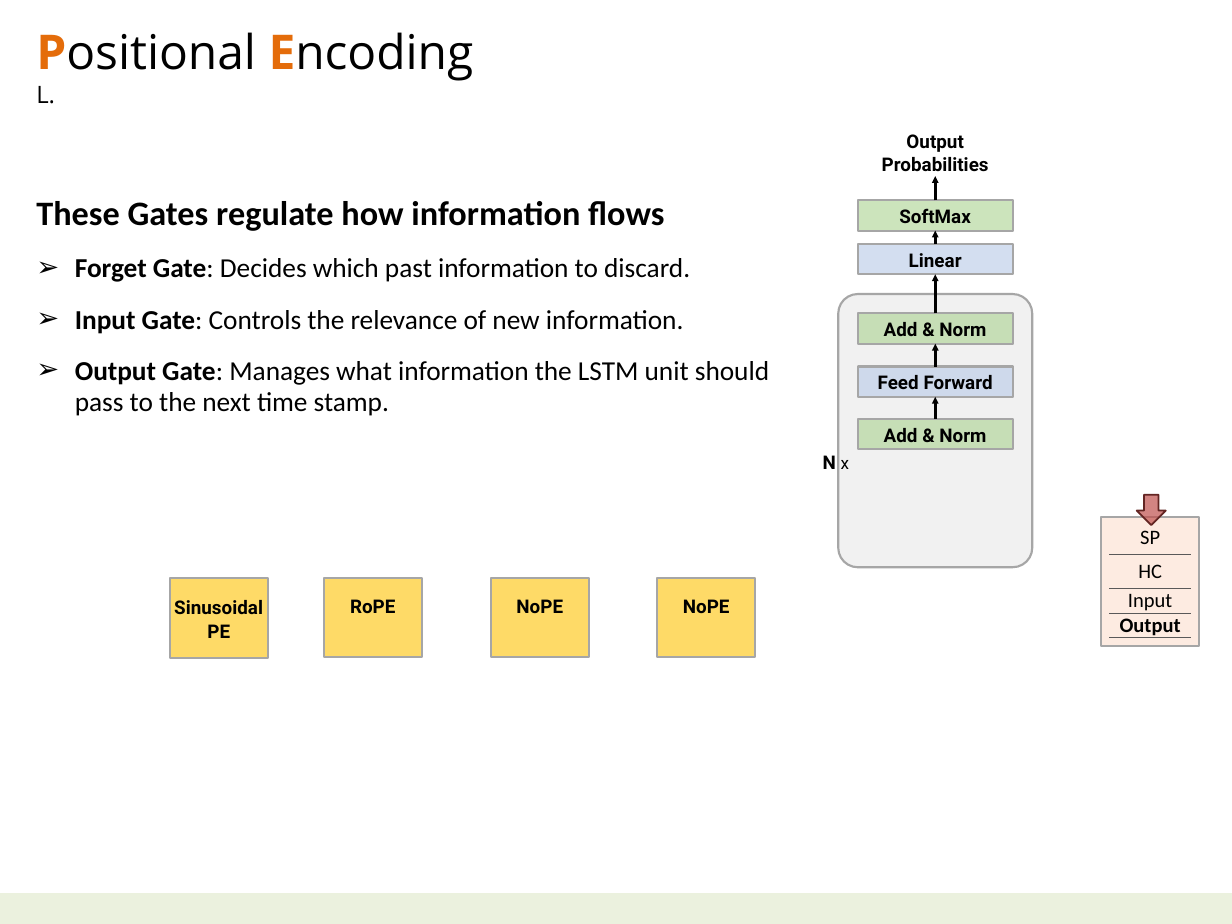
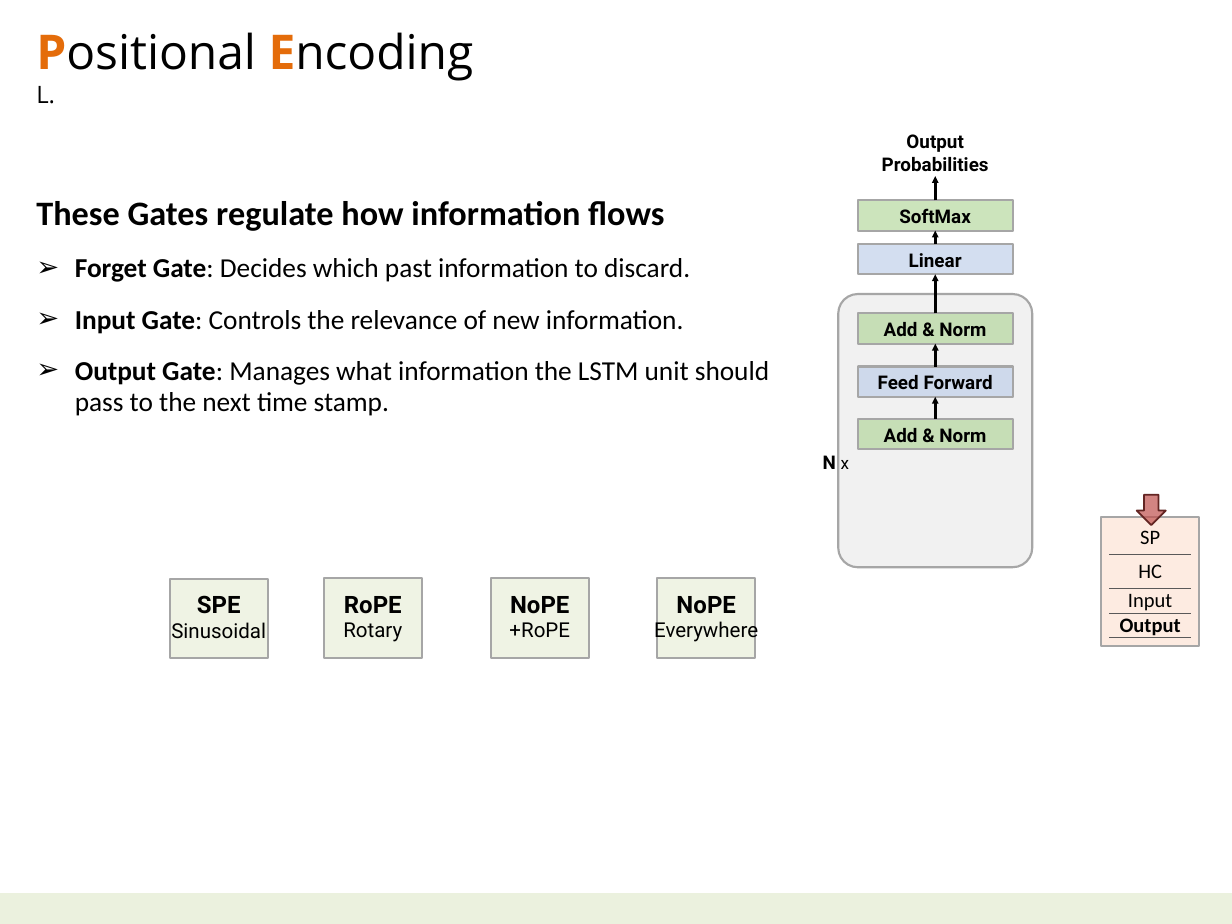
Before and after one commit to navibator/crazy-ai, a slide deck: slide 7 of ai-deepseek.pptx. Drawn at 1232x924 pixels with LibreOffice and Linux fonts; fonts in the diff are those of the drawing. Boxes give left, top, right and bottom in pixels: in the first picture for what was removed or moved away, otherwise in the second. Text is boxed around its words. In the diff, an @@ line names an element or a change of style, - is before the commit and + after.

```diff
--- a/ai-deepseek.pptx
+++ b/ai-deepseek.pptx
@@ fill #FEC203 at 60% opacity to #EBF1DE at 80% opacity in 4 elements at [324, 578, 423, 657], [490, 578, 589, 657], [657, 578, 755, 657], [170, 579, 269, 658] @@
@@ text in rectangle at [197, 595, 241, 614]: paragraph added @@
+SPE
@@ text in rectangle at [344, 596, 402, 614]: size 11 to 14 pt in "RoPE" @@
@@ text in rectangle at [510, 596, 569, 614]: size 11 to 14 pt in "NoPE" @@
@@ text in rectangle at [676, 596, 735, 614]: size 11 to 14 pt in "NoPE" @@
@@ text in rectangle at [171, 622, 266, 639]: size 11 to 12 pt, bold off in "Sinusoidal" @@
@@ text in rectangle at [207, 624, 230, 638]: paragraph removed @@
-PE
@@ text in rectangle at [343, 622, 402, 642]: paragraph added @@
+Rotary
@@ text in rectangle at [509, 622, 570, 638]: paragraph added @@
++RoPE
@@ text in rectangle at [654, 618, 758, 643]: paragraph added @@
+Everywhere
```
Also in this commit, not shown: 3 other slides changed, 2 other files.
